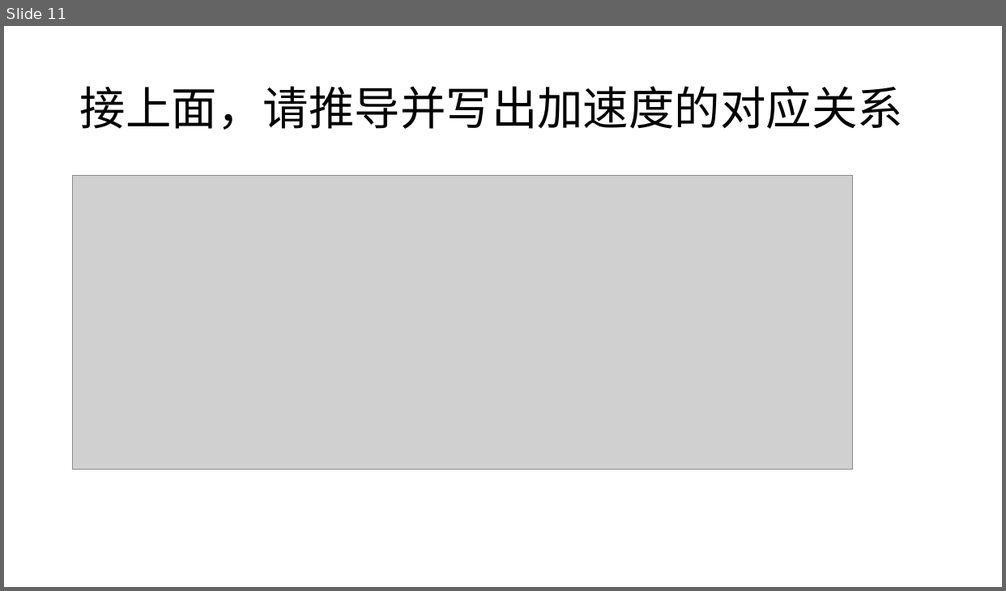
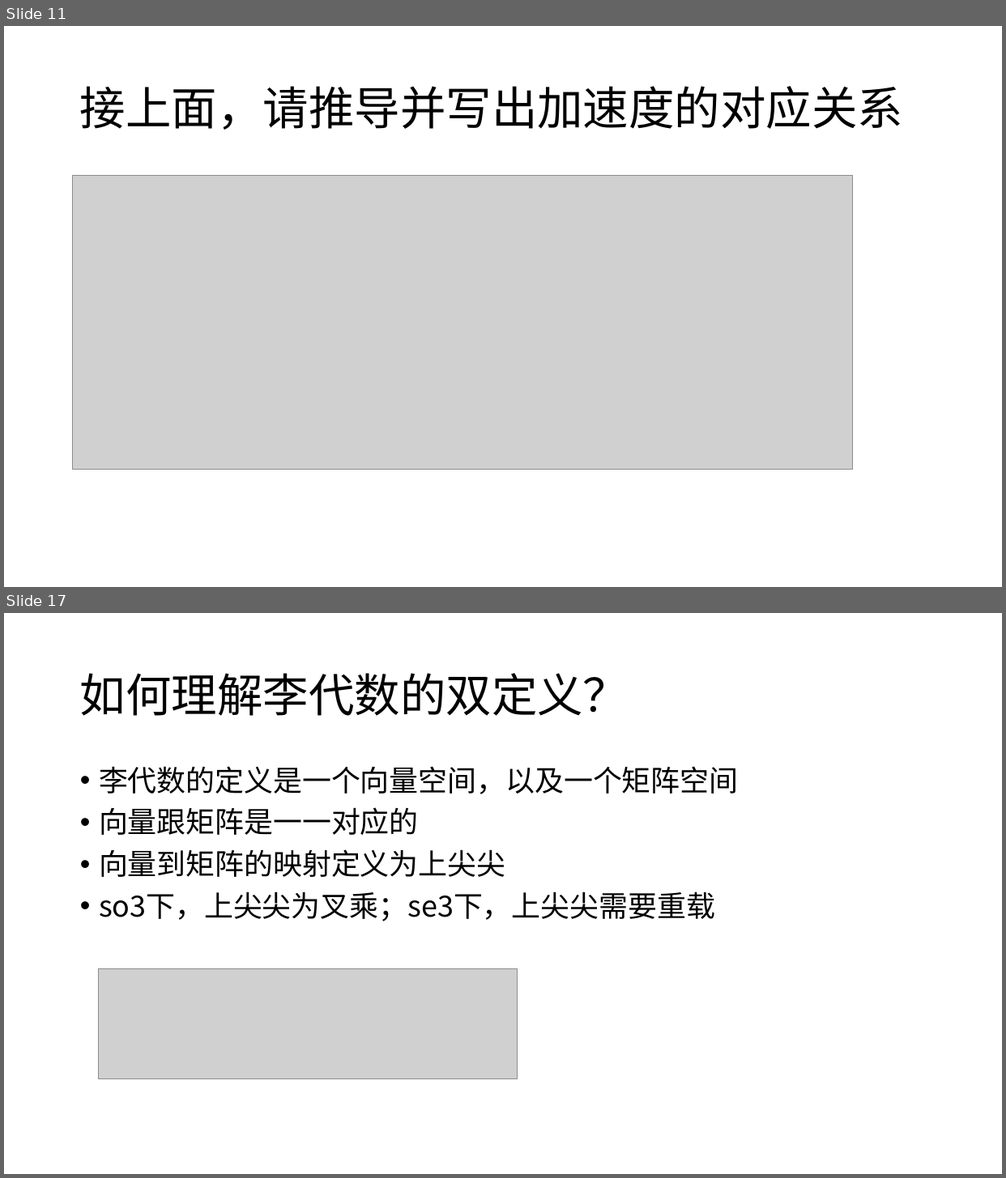
Before and after one commit to CR7dongfeng/State-Estimation, a slide deck: 3D知识清单.pptx. Shown one above the other, each under a label of ours: slide 11 before the commit, slides 11 and 17 after it; the slides between them are not shown. The pictures are 1006x591 and 1006x1178 pixels, drawn with LibreOffice and Linux fonts; fonts in the diff are those of the drawing; grey boxes stand for pictures. Boxes give left, top, right and bottom in pixels: in the first picture for what was removed or moved away, otherwise in the second. Text is boxed around its words. In the diff, an @@ line names an element or a change of style, - is before the commit and + after.

```diff
--- a/3D知识清单.pptx
+++ b/3D知识清单.pptx
@@ slide 17 added at [4,613,1002,1174], background #FFFFFF @@
@@ title added at [80,673,629,716], 44 pt, text #000000 @@
+如何理解李代数的双定义？
@@ text added at [99,766,738,922], 28 pt, text #000000 @@
+• 李代数的定义是一个向量空间，以及一个矩阵空间
+• 向量跟矩阵是一一对应的
+• 向量到矩阵的映射定义为上尖尖
+• so3下，上尖尖为叉乘；se3下，上尖尖需要重载
@@ picture added at [98,969,517,1080] @@
```
Also in this commit, not shown: 2 slides changed, 16 other slides added.
